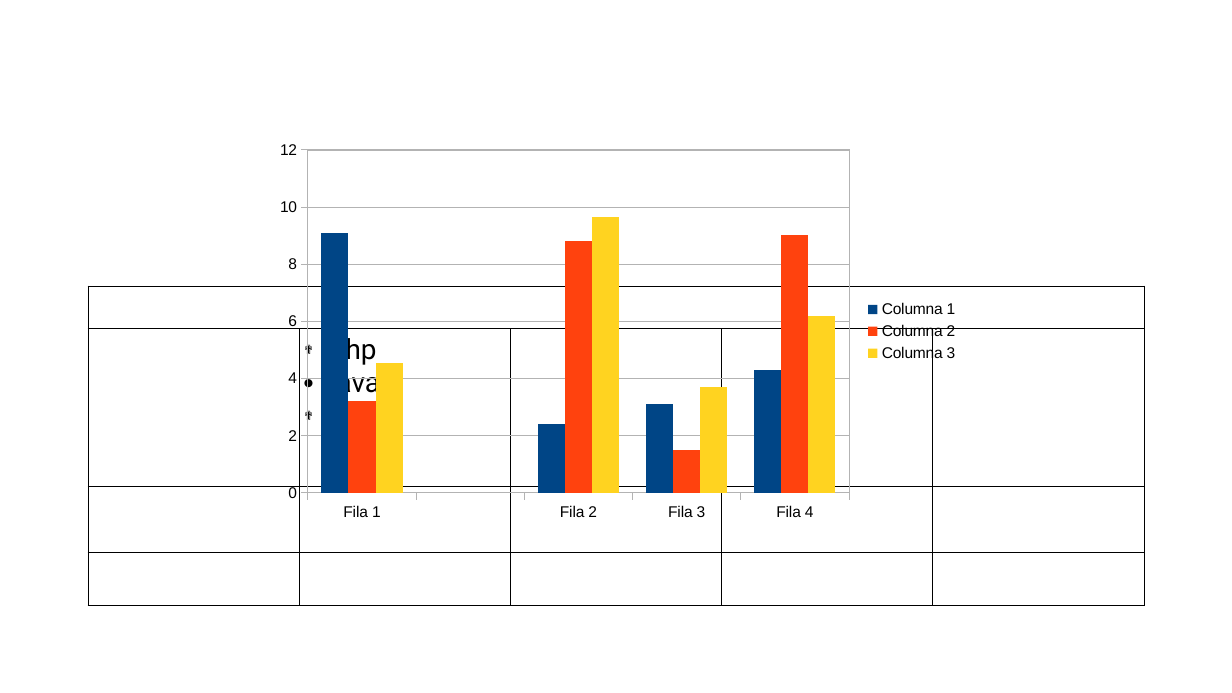
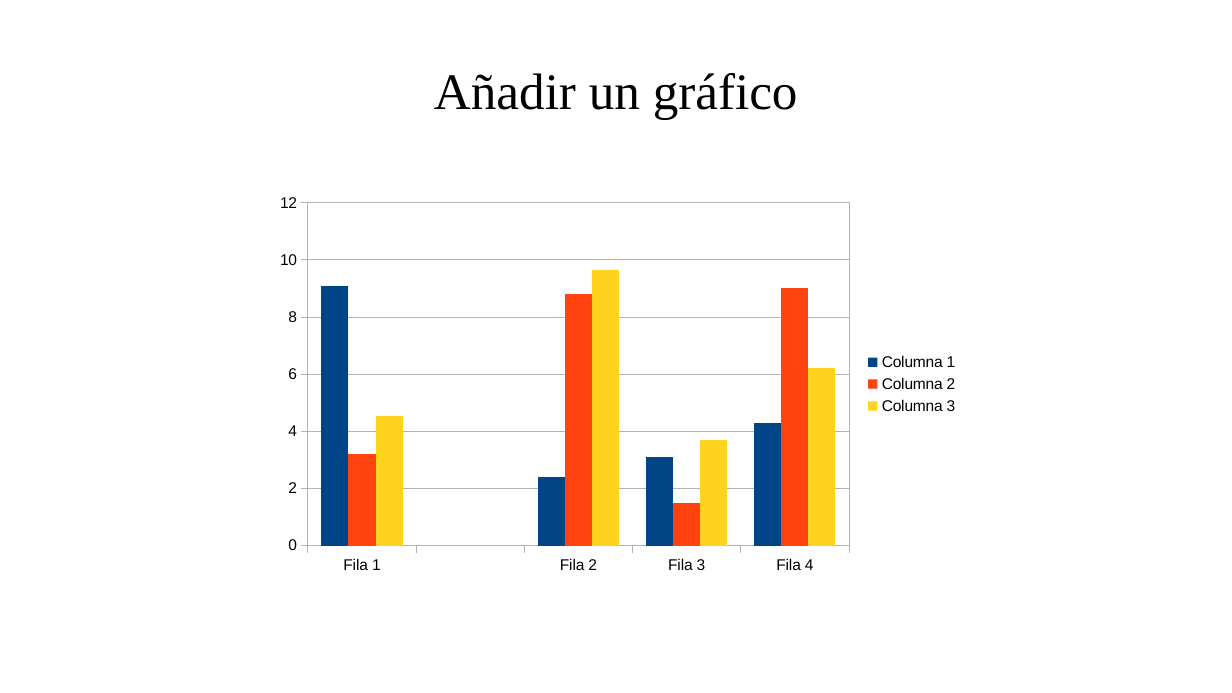
Before and after one commit to javieregeablasco/Apuntes, a slide deck: slide 7 of docs/SMX/SMX_1/AO/07_Presentaciones/Tareas/RA7-CEa.odp (slide 4 before the commit). Drawn at 1232x693 pixels with LibreOffice and Linux fonts; fonts in the diff are those of the drawing; background and template pictures are left out. Boxes give left, top, right and bottom in pixels: in the first picture for what was removed or moved away, otherwise in the second. Text is boxed around its words. In the diff, an @@ line names an element or a change of style, - is before the commit and + after.

```diff
--- a/docs/SMX/SMX_1/AO/07_Presentaciones/Tareas/RA7-CEa.odp
+++ b/docs/SMX/SMX_1/AO/07_Presentaciones/Tareas/RA7-CEa.odp
@@ title added at [434,73,798,119], 33 pt, text #000000 @@
+Añadir un gráfico
@@ column chart: place and size @@
-column chart at [266,133,970,529]
+column chart at [266,187,970,582]
@@ table removed at [88,286,1145,604], 4 rows, 5 columns @@
- |  |  |  | 
- | php / java / html |  |  | 
- |  |  |  | 
- |  |  |  | 
```
Also in this commit, not shown: 3 other slides changed, 8 slides added, 1 slide removed, 12 other files.
